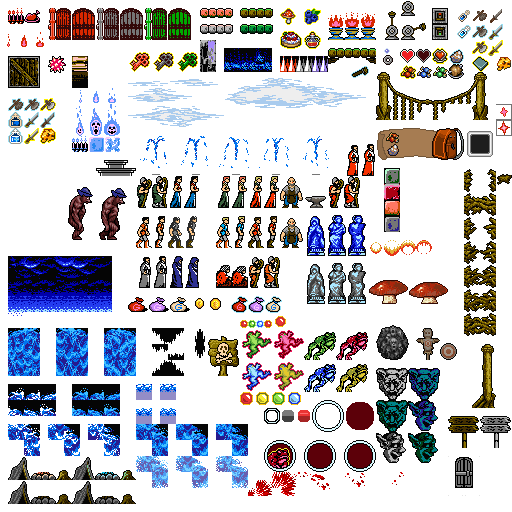
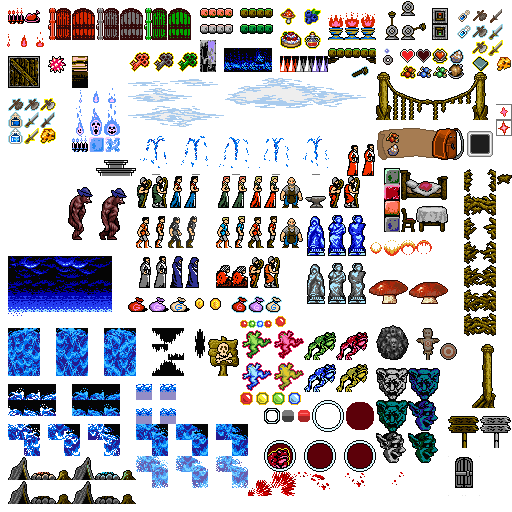
Layer changes from the first 512×512 image to the second:
added layer "Bed, table, chair" above "Layer 92" over [400, 170, 448, 232]
